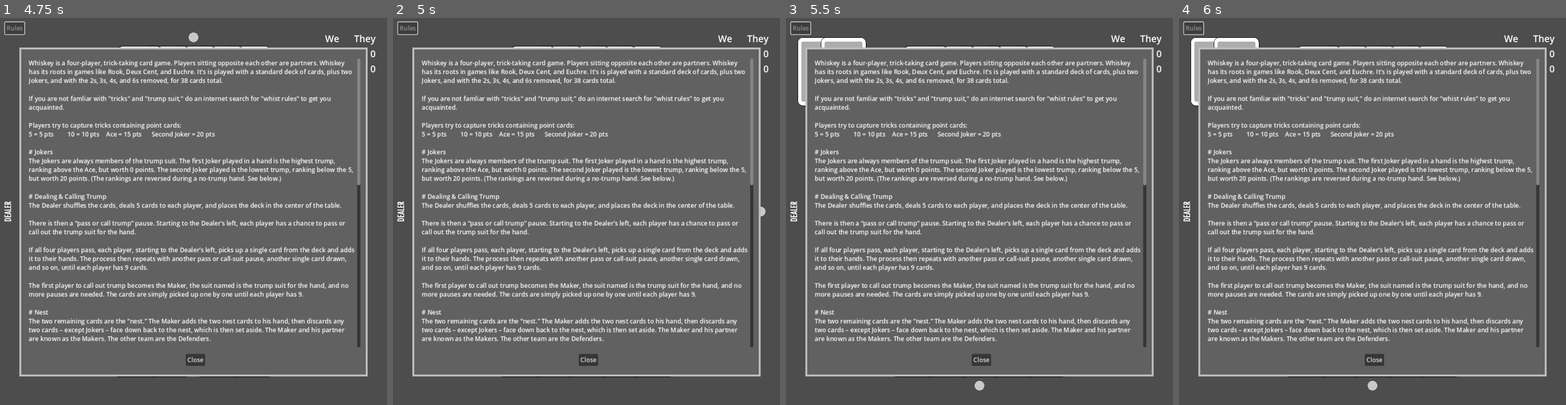
Above: before the commit, frames 1-4 (left to right).
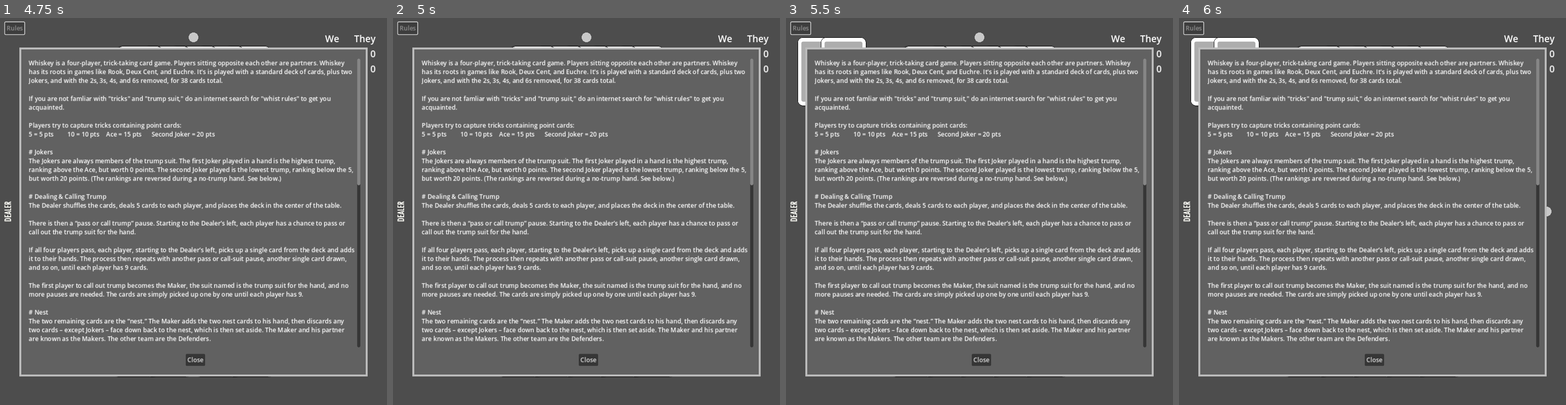
Above: after the commit, the same moments.

Repository: getzen/Whiskey
Game: Godot game, scene res://main.tscn
Two runs of this game, one before a commit and one after it. Both use one fixed random seed, a clock stepped at 60 frames per second and the inputs below.
Inputs (mouse positions are in pixels of both pictures, inside the frame that each line leads up to):
- Up to frame 1 (4.75 s): click "Start" at 0.5 s; click "Rules" at 1.25 s; move the mouse to (189, 211) at 2.02 s; click (189, 211) at 2.17 s; move the mouse to (61, 196) at 2.77 s; click (61, 196) at 2.92 s; move the mouse to (170, 79) at 3.52 s; click (170, 79) at 3.67 s; move the mouse to (89, 250) at 4.27 s; click (89, 250) at 4.42 s
- Up to frame 2 (5 s): no input
- Up to frame 3 (5.5 s): move the mouse to (1033, 79) at 5.02 s; click (1033, 79) at 5.17 s
- Up to frame 4 (6 s): tap Enter at 5.75 s; move the mouse to (1237, 72) at 5.77 s; click (1237, 72) at 5.92 s

Frame 1 is identical in both runs. In frame 2, less than 0.1% of the frame differs, in the area x 48-97%, y 3-52%; in frame 3, 0.1%, in the area x 48-52%, y 3-97%; in frame 4, less than 0.1%.

Commit message:
Progress commit

Diff:
--- a/Game.gd
+++ b/Game.gd
@@ -5,6 +5,7 @@
 var TESTING = false
 
 enum State {
+	NONE, # for next_state property, to indicate no change in state
 	INIT,
 	STARTING,
 	PREPARING_FOR_NEW_HAND,
@@ -76,6 +77,7 @@
 var players: Array[Player] = []
 var trick: Array[Card] = []
 var state: State = State.INIT
+var next_state: State = State.NONE
 var joker_ids: Array[int] = []
 
 # These are set in prepare_for_new_hand()
@@ -101,7 +103,8 @@
 var nest_bonus := 10
 
 var view_exists := true
-var pause_time := 0.0
+var process_delay := 0.0
+var next_state_delay := 0.0
 var think_time := 0.0
 var actions: Array[Action] = []
 
@@ -186,8 +189,10 @@
 		State.DEALING_TO_NEST:
 			self.deal_to_nest(2)
 		State.DEALING_ONE_CARD_EACH:
+			emit_signal("hide_bids")
 			self.cards_to_deal = self.player_count
 		State.DEALING_OUT:
+			emit_signal("hide_bids")
 			self.cards_to_deal = self.cards_to_deal_total - self.cards_dealt
 		State.STARTING_BID_ROUND:
 			self.pass_count = 0
@@ -215,8 +220,16 @@
 	self.on_state_entered(self.state)
 
 func process_state(time_delta: float):
-	self.pause_time = max(self.pause_time - time_delta, 0.0)
-	if pause_time > 0.0:
+	if self.next_state != State.NONE:
+		self.next_state_delay = max(self.next_state_delay - time_delta, 0.0)
+		if self.next_state_delay == 0.0:
+			self.change_state(self.next_state)
+			self.next_state = State.NONE
+		else:
+			return
+
+	self.process_delay = max(self.process_delay - time_delta, 0.0)
+	if process_delay > 0.0:
 		return
 
 	match self.state:
@@ -233,7 +246,7 @@
 				self.deal_card(self.active_player)
 				self.advance_player()
 				if self.view_exists:
-					self.pause_time = 0.2
+					self.process_delay = 0.2
 		State.DEALING_TO_NEST:
 			self.change_state(State.STARTING_BID_ROUND)
 		State.DEALING_ONE_CARD_EACH:
@@ -243,10 +256,21 @@
 				self.deal_card(self.active_player)
 				self.advance_player()
 				if self.view_exists:
-					self.pause_time = 0.2
+					self.process_delay = 0.1
+
+		State.DEALING_OUT:
+			if self.cards_to_deal == 0:
+				self.change_state(State.MOVING_NEST_TO_HAND)
+			else:
+				self.deal_card(self.active_player)
+				self.advance_player()
+				if self.view_exists:
+					self.process_delay = 0.1
 
 		State.STARTING_BID_ROUND:
-			self.change_state(State.GETTING_BID)
+			self.next_state = State.GETTING_BID
+			if self.view_exists && self.player_is_bot():
+				self.next_state_delay = 1.0
 
 		State.GETTING_BID:
 			pass # waiting for bot or player
@@ -256,18 +280,27 @@
 			if self.maker == -1:
 				if self.pass_count == self.player_count:
 					if self.cards_dealt < self.cards_to_deal_total:
-
-						self.change_state(State.DEALING_ONE_CARD_EACH)
+						self.next_state = State.DEALING_ONE_CARD_EACH
+						if self.view_exists && self.player_is_bot():
+							self.next_state_delay = 1.0
 					else:
 						self.change_state(State.STARTING_NO_TRUMP)
 				else: # Continue bidding
-					self.change_state(State.GETTING_BID)
+					self.next_state = State.GETTING_BID
+					if self.view_exists && self.player_is_bot():
+						self.next_state_delay = 1.0
+
 			else: # We have a maker.
+				if self.view_exists:
+					if self.player_is_bot():
+						self.next_state_delay = 2.0
+					else:
+						self.next_state_delay = 1.0
 				if self.cards_dealt < self.cards_to_deal_total:
 					# Finish dealing the rest of the cards.
-					self.change_state(State.DEALING_OUT)
+					self.next_state = State.DEALING_OUT
 				else:
-					self.change_state(State.MOVING_NEST_TO_HAND)
+					self.next_state = State.MOVING_NEST_TO_HAND
 
 		State.MOVING_NEST_TO_HAND:
 			self.state = State.DISCARDING
